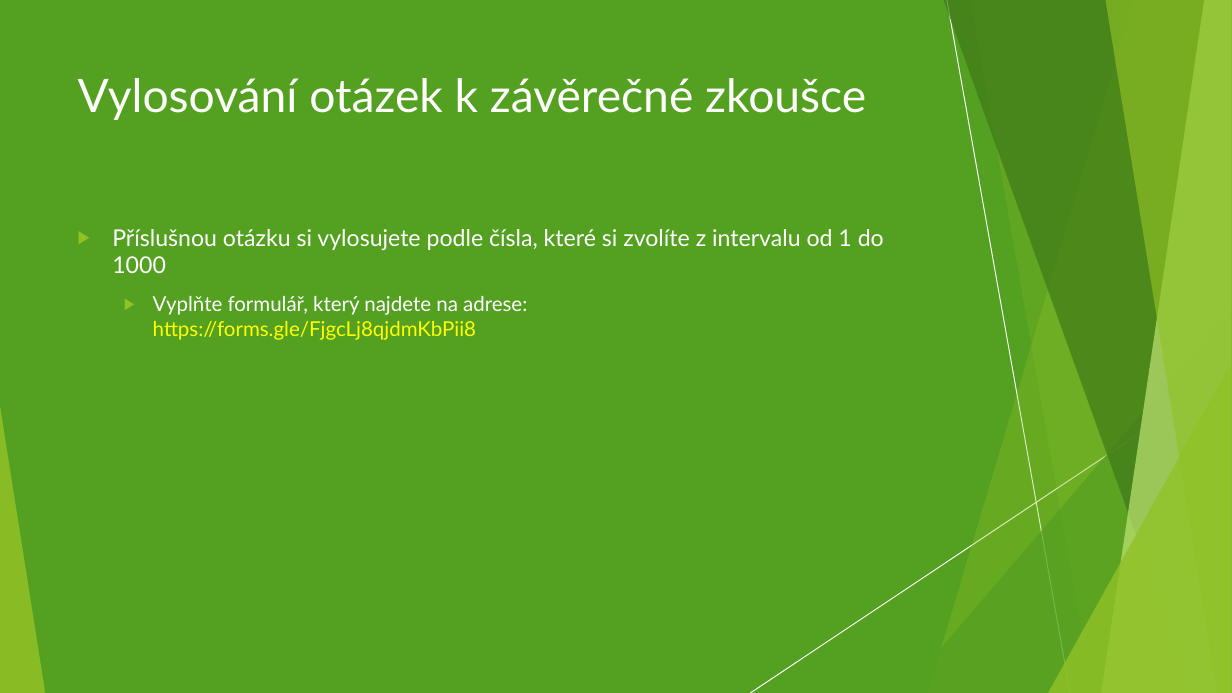
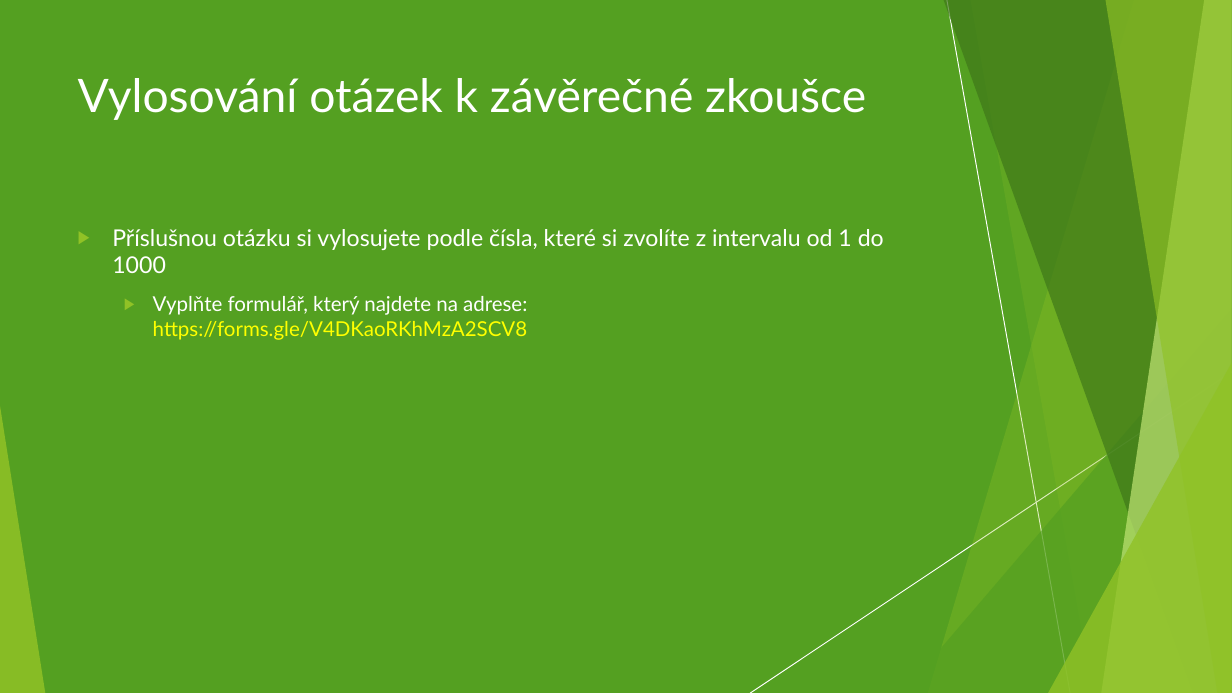
Before and after one commit to 4iz160/cviceni, a slide deck: slide 5 of 12-opakovani/cviceni-12.pptx. Drawn at 1232x693 pixels with LibreOffice and Linux fonts; fonts in the diff are those of the drawing. Boxes give left, top, right and bottom in pixels: in the first picture for what was removed or moved away, otherwise in the second. Text is boxed around its words. In the diff, an @@ line names an element or a change of style, - is before the commit and + after.

```diff
--- a/12-opakovani/cviceni-12.pptx
+++ b/12-opakovani/cviceni-12.pptx
@@ text at [153,296,528,340]: text changed @@
-  ▶ Vyplňte formulář, který najdete na adrese:
-    https://forms.gle/FjgcLj8qjdmKbPii8
+  ▶ Vyplňte formulář, který najdete na adrese:
+    https://forms.gle/V4DKaoRKhMzA2SCV8
```
Also in this commit, not shown: 1 other slide changed, 1 other file.
